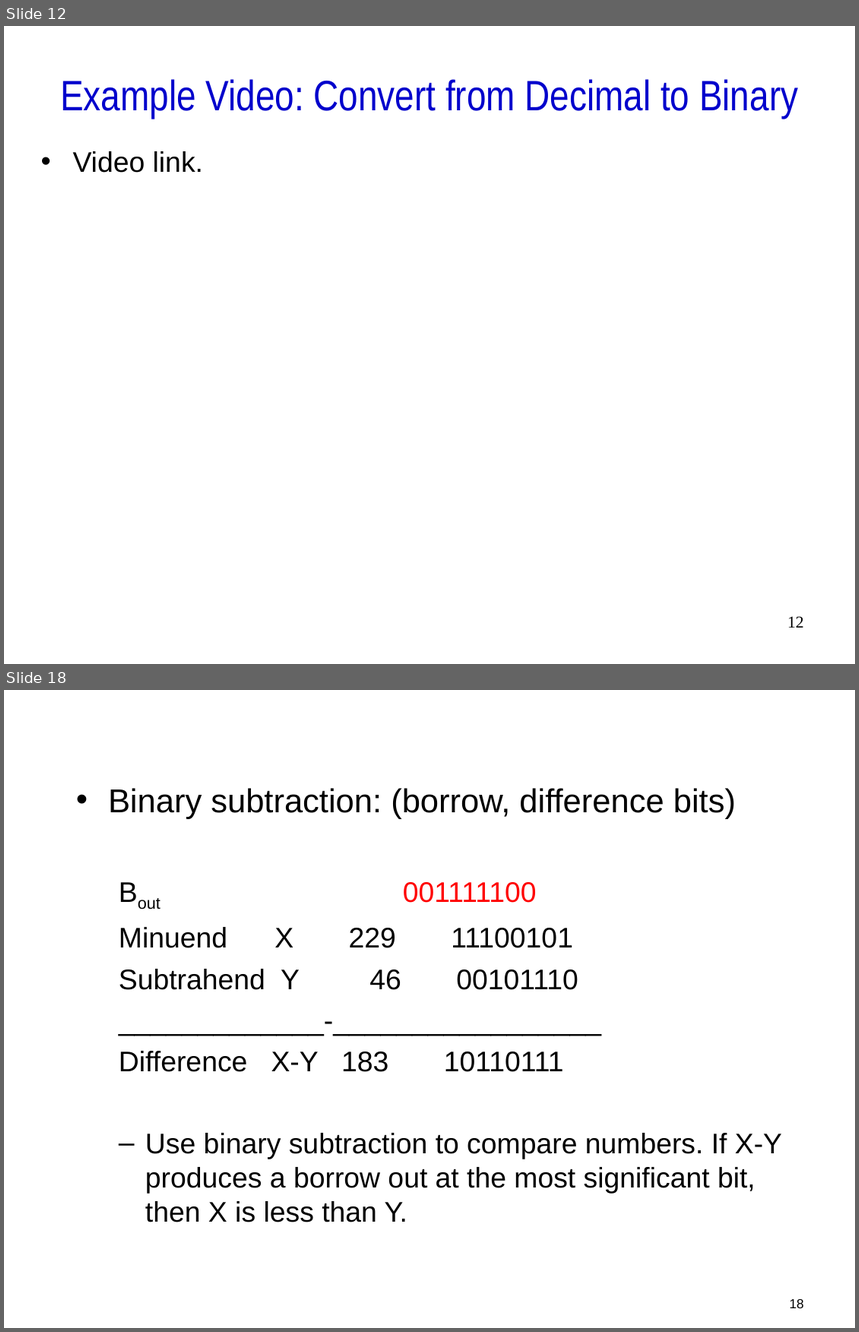
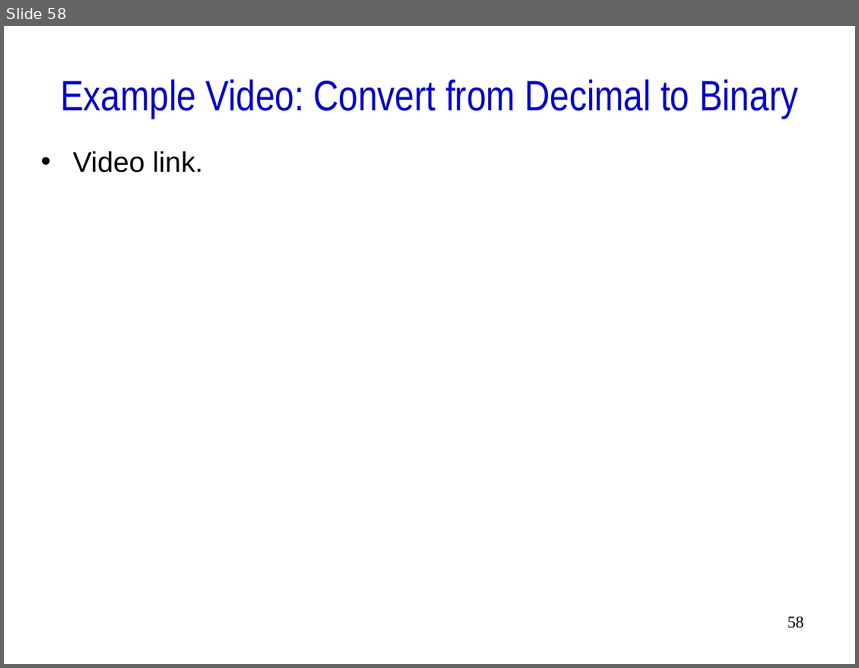
Before and after one commit to mochizukimax/ee260_2019_spring_materials_week_02_repo, a slide deck: docs/slides/ee260_2019_spring_materials_week_02_slides.ppt. Shown one above the other, each under a label of ours: slides 12 and 18 before the commit, slide 58 after it; the slides between them are not shown. The pictures are 859x1332 and 859x668 pixels, drawn with LibreOffice and Linux fonts; fonts in the diff are those of the drawing. Boxes give left, top, right and bottom in pixels: in the first picture for what was removed or moved away, otherwise in the second. Text is boxed around its words. In the diff, an @@ line names an element or a change of style, - is before the commit and + after.

```diff
--- a/docs/slides/ee260_2019_spring_materials_week_02_slides.ppt
+++ b/docs/slides/ee260_2019_spring_materials_week_02_slides.ppt
@@ slide 18 removed at [4,690,855,1328], background #FFFFFF @@
@@ text removed at [108,788,782,1223] @@
-• Binary subtraction: (borrow, difference bits)
-  Bout 001111100
-  Minuend X 229 11100101
-  Subtrahend Y 46 00101110
-  _____________-_________________
-  Difference X-Y 183 10110111
-  – Use binary subtraction to compare numbers. If X-Y produces a borrow out at the most significant bit, then X is less than Y.
@@ page number removed at [790,1300,804,1309] @@
-18
@@ what was slide 12 is now slide 58 @@
@@ page number at [788,617,804,629]: text changed @@
-12
+58
```
Also in this commit, not shown: 8 slides changed, 70 slides added, 18 other slides removed, 2 other files.
